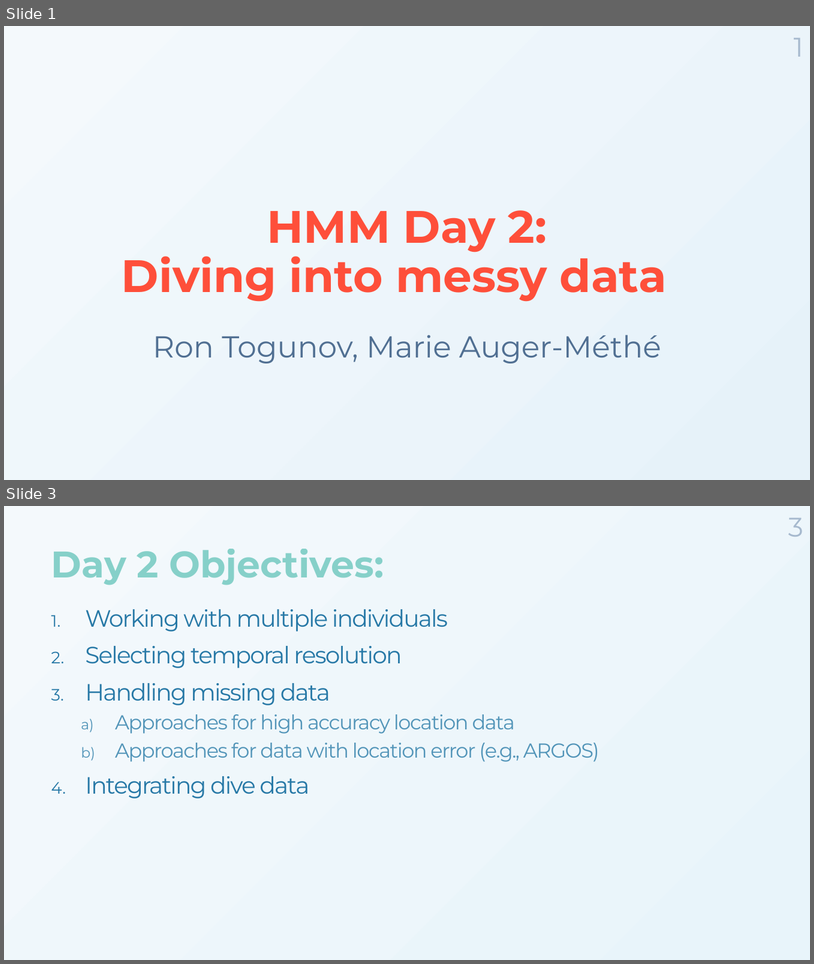
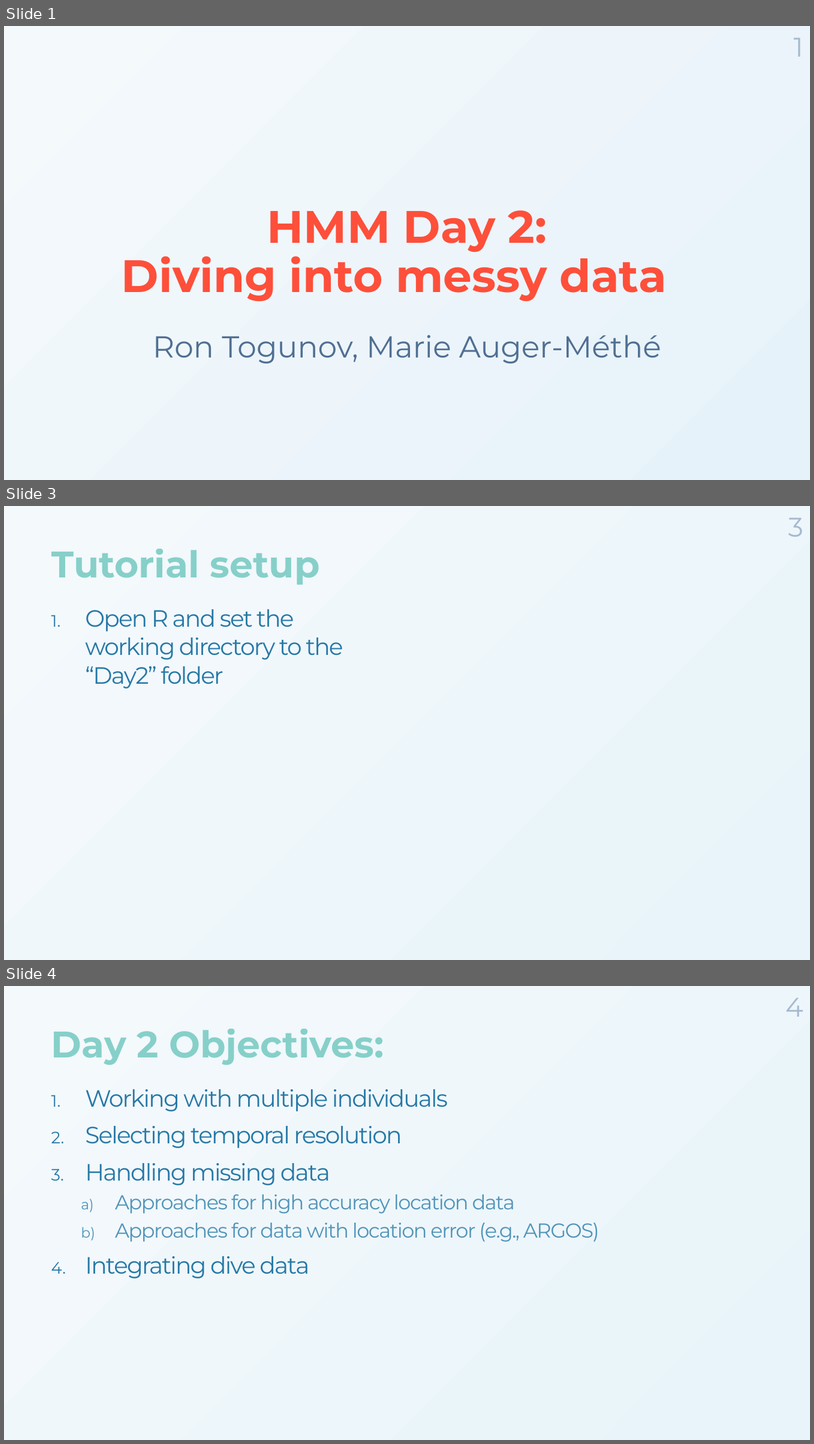
Before and after one commit to MarieAugerMethe/DFO_HMM_2022, a slide deck: Day2/HMM_Tutorial_Day2.pptx. Shown one above the other, each under a label of ours: slides 1 and 3 before the commit, slides 1, 3 and 4 after it; the slides between them are not shown. The pictures are 814x964 and 814x1444 pixels, drawn with LibreOffice and Linux fonts; fonts in the diff are those of the drawing; background and template pictures are left out. Boxes give left, top, right and bottom in pixels: in the first picture for what was removed or moved away, otherwise in the second. Text is boxed around its words. In the diff, an @@ line names an element or a change of style, - is before the commit and + after.

```diff
--- a/Day2/HMM_Tutorial_Day2.pptx
+++ b/Day2/HMM_Tutorial_Day2.pptx
@@ slide 3 added at <box>4,506,810,960</box>, background gradient #F4F9FC to #E8F4FA @@
@@ page number added at <box>789,518,804,537</box>, 32 pt, text #A6B9CE @@
+3
@@ title added at <box>51,549,320,585</box>, 44 pt, text gradient #7BCCC4 to #0868AC, bold @@
+Tutorial setup
@@ text added at <box>85,609,343,688</box>, 28 pt, text #2678A6 @@
+1. Open R and set the working directory to the “Day2” folder
@@ what was slide 3 is now slide 4 @@
@@ page number at <box>786,998,804,1017</box>: text changed @@
-3
+4
```
Also in this commit, not shown: 1 slide changed.
